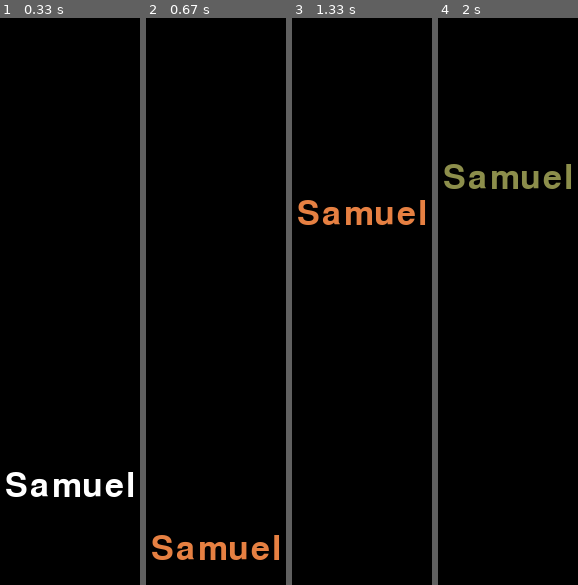
Above: before the commit, frames 1-4 (left to right).
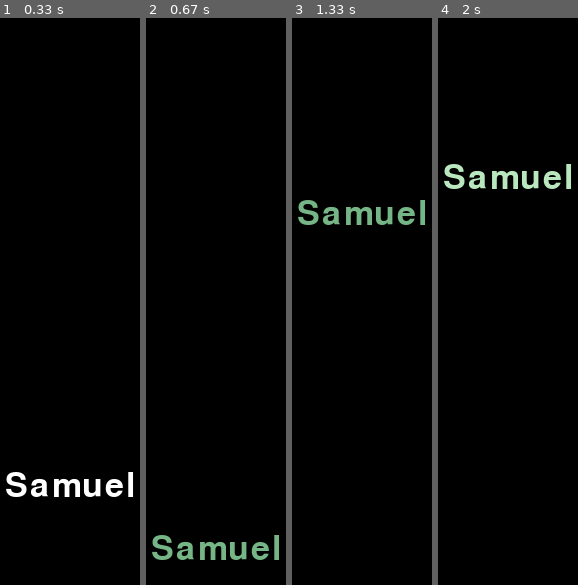
Above: after the commit, the same moments.

Repository: Sammus-s/DVD-pygame
Game: pygame game, started from main.py
Two runs of this game, one before a commit and one after it. Both use one fixed random seed, a clock stepped at 60 frames per second and the inputs below.
Inputs:
- Up to frame 1 (0.33 s): no input
- Up to frame 2 (0.67 s): no input
- Up to frame 3 (1.33 s): no input
- Up to frame 4 (2 s): no input

Frame 1 is identical in both runs. In frame 2, 1.8% of the frame differs, in the area x 4-95%, y 91-96%; in frame 3, 1.8%; in frame 4, 1.8%, in the area x 4-95%, y 25-31%.

Commit message:
added color module

Diff:
--- /dev/null
+++ b/color_module.py
@@ -0,0 +1,5 @@
+import random
+
+class ColorGenerator:
+    def get_random_color():
+        return (random.randint(50, 255), random.randint(50, 255), random.randint(50, 255))
--- a/text_module.py
+++ b/text_module.py
@@ -3,6 +3,7 @@
 import random
 
 from config import MAX_SPEED, MIN_SPEED, SCREEN_HEIGHT, SCREEN_WIDTH
+from color_module import ColorGenerator
 
 class MoveText:
     def __init__(self, text, font_size, text_color):
@@ -13,7 +14,7 @@
         self.rect = self.text_surf.get_rect(center = (SCREEN_WIDTH/2, SCREEN_HEIGHT/2))
 
     def _set_random_color(self):
-        self.color = (random.randint(50, 255), random.randint(50, 255), random.randint(50, 255))
+        self.color = ColorGenerator.get_random_color()
         self.text_surf = self.font.render(self.text, True, self.color)
 
     @abstractmethod
